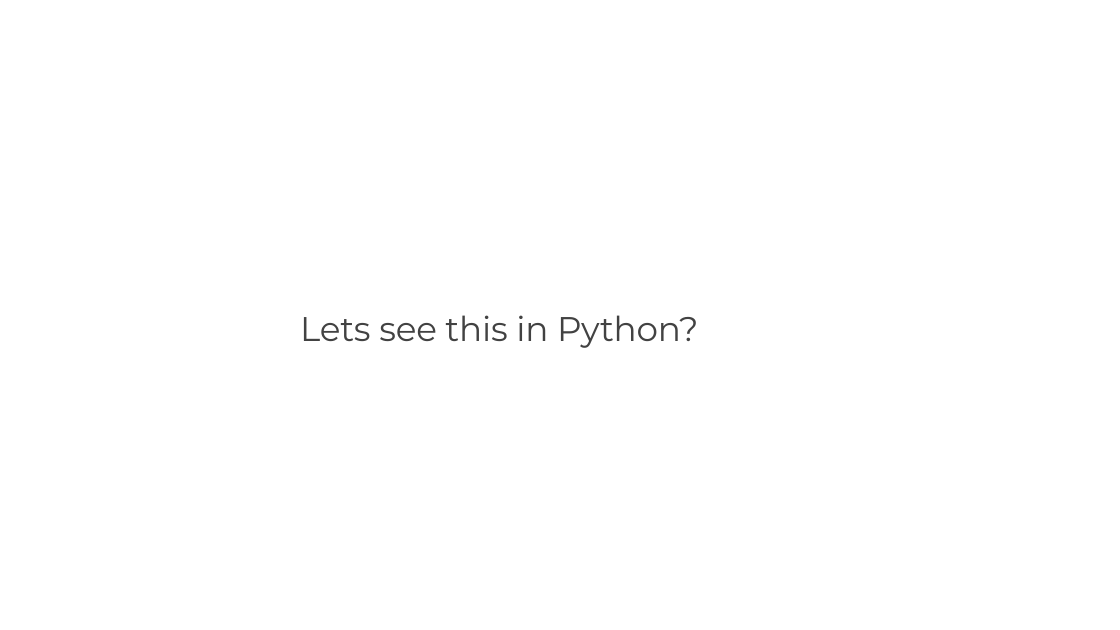
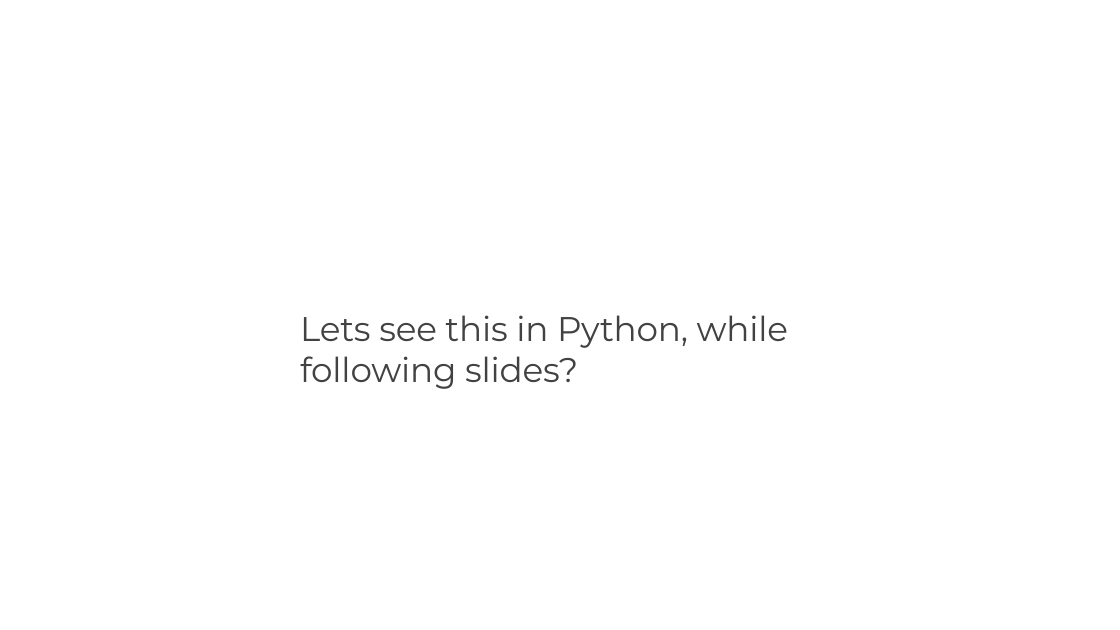
Before and after one commit to dbigman/nbs-4-master, a slide deck: slide 32 of s-405/1. Hypothesis Testing.pptx. Drawn at 1120x630 pixels with LibreOffice and Linux fonts; fonts in the diff are those of the drawing; background and template pictures are left out. Boxes give left, top, right and bottom in pixels: in the first picture for what was removed or moved away, otherwise in the second. Text is boxed around its words. In the diff, an @@ line names an element or a change of style, - is before the commit and + after.

```diff
--- a/s-405/1. Hypothesis Testing.pptx
+++ b/s-405/1. Hypothesis Testing.pptx
@@ title at [300,315,788,389]: text changed @@
-Lets see this in Python?
+Lets see this in Python, while following slides?
```
Also in this commit, not shown: 14 other files.
